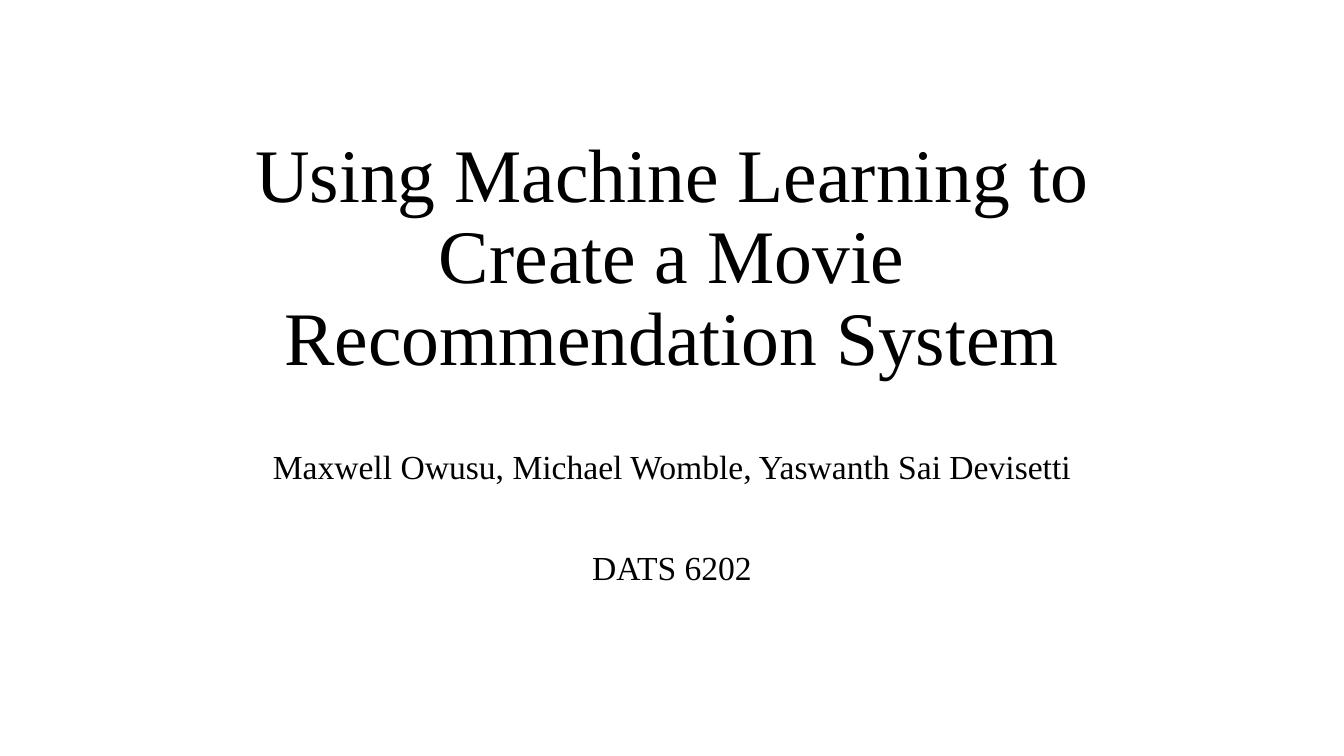
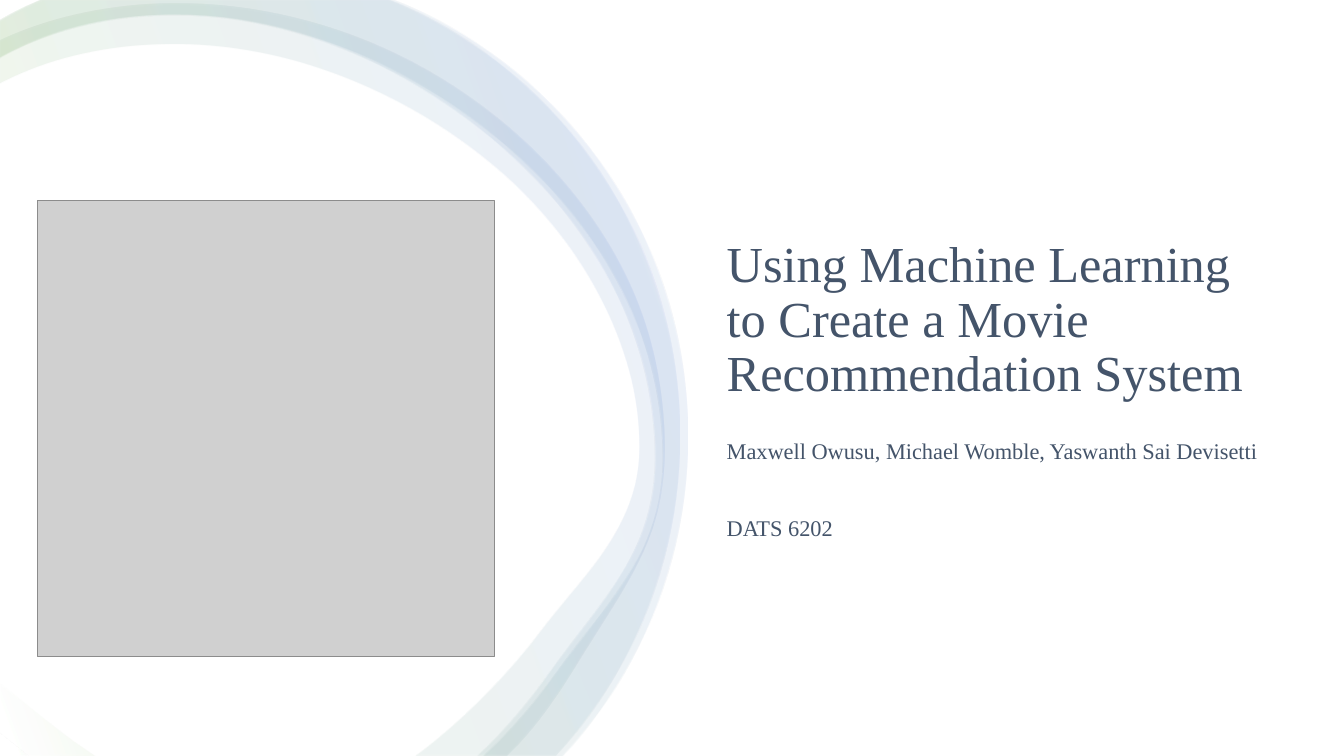
Before and after one commit to maxwellowusu/movie_recommender_system_ML, a slide deck: slide 1 of DATS6202_movie_rec_system_pres.pptx. Drawn at 1344x756 pixels with LibreOffice and Linux fonts; fonts in the diff are those of the drawing; grey boxes stand for pictures. Boxes give left, top, right and bottom in pixels: in the first picture for what was removed or moved away, otherwise in the second. Text is boxed around its words. In the diff, an @@ line names an element or a change of style, - is before the commit and + after.

```diff
--- a/DATS6202_movie_rec_system_pres.pptx
+++ b/DATS6202_movie_rec_system_pres.pptx
@@ rectangle added at box(0, 0, 1344, 756), fill #FFFFFF @@
@@ freeform shape added at box(0, 4, 664, 756), fill gradient #FFFFFF to #70AD47 to #4472C4 @@
@@ freeform shape added at box(0, 0, 680, 756), fill gradient #FFFFFF to #70AD47 to #4472C4 @@
@@ freeform shape added at box(0, 0, 688, 755), fill gradient #FFFFFF to #70AD47 to #4472C4 @@
@@ picture added at box(37, 201, 494, 657) @@
@@ title "Using Machine Learning to Create ...": place and size @@
-title "Using Machine Learning to Create ..." at box(255, 149, 1088, 380)
+title "Using Machine Learning to Create ..." at box(727, 247, 1242, 402)
@@ title "Using Machine Learning to Create ..." at box(727, 247, 1242, 402): size 54 to 36 pt, text colour #000000 to #44546A; alignment centre to left; vertical alignment bottom to top @@
@@ subtitle "Maxwell Owusu, Michael Womble, Yaswanth ...": place and size @@
-subtitle "Maxwell Owusu, Michael Womble, Yaswanth ..." at box(273, 455, 1070, 581)
+subtitle "Maxwell Owusu, Michael Womble, Yaswanth ..." at box(727, 443, 1257, 536)
@@ subtitle "Maxwell Owusu, Michael Womble, Yaswanth ..." at box(727, 443, 1257, 536): size 24 to 16 pt, text colour #000000 to #44546A; alignment centre to left; vertical alignment top to bottom @@
```
Also in this commit, not shown: 2 other slides changed, 8 slides added, 6 slides removed, 4 other files.
